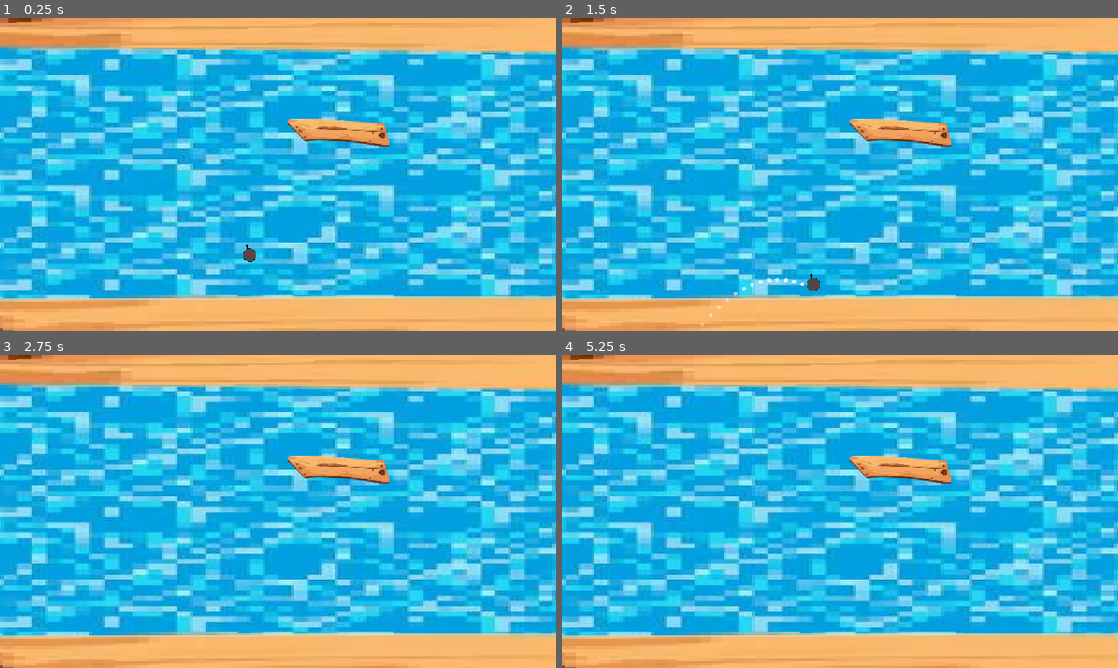
Above: before the commit, frames 1-4 (two rows, left to right).
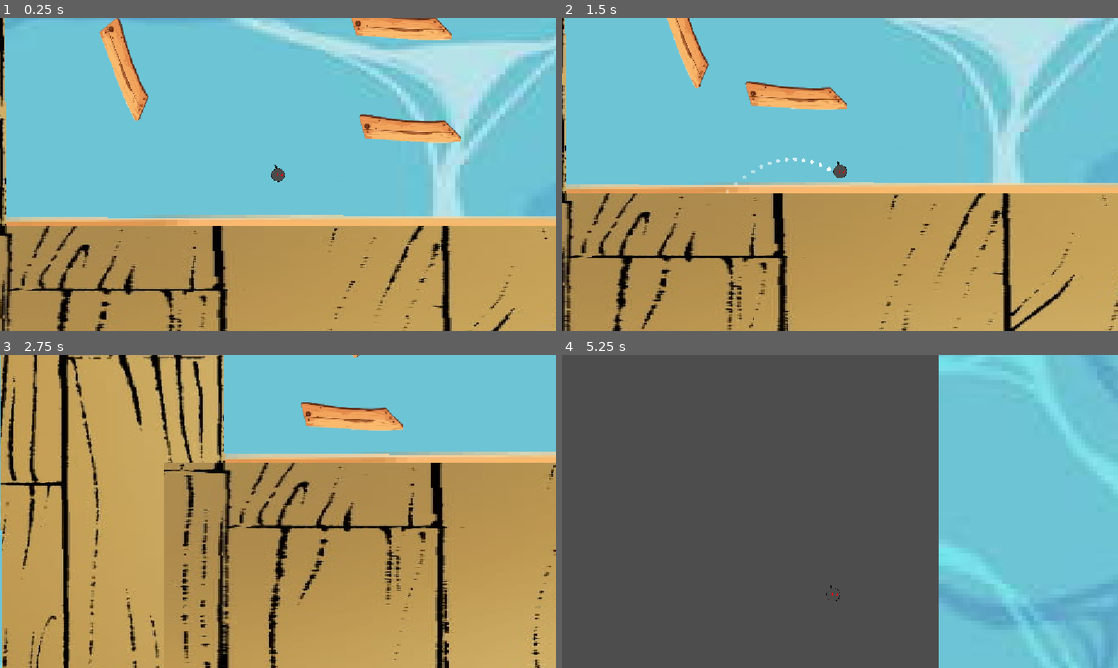
Above: after the commit, the same moments.

Repository: rishikeshrasal49-ops/bumbay-haven
Game: Godot game, scene res://bg.tscn
Same seed, same stepped clock (60 frames per second), same inputs: the game is played once before the commit and once after it. This scene is started directly instead of the project's main scene.
Inputs (mouse positions are in pixels of both pictures, inside the frame that each line leads up to):
- Up to frame 1 (0.25 s): no input
- Up to frame 2 (1.5 s): tap Enter (ui_accept) at 0.5, 0.77 s; move the mouse to (962, 158) at 0.52 s; click (962, 158) at 0.67 s; drag from (728, 190) to (812, 237) at 1.27 s
- Up to frame 3 (2.75 s): move the mouse to (333, 442) at 2.02 s; click (333, 442) at 2.17 s
- Up to frame 4 (5.25 s): drag from (812, 574) to (673, 464) at 2.77 s; move the mouse to (1006, 558) at 3.52 s; click (1006, 558) at 3.67 s; tap Enter (ui_accept) at 3.77 s; drag from (673, 464) to (756, 433) at 4.27 s; move the mouse to (867, 511) at 5.02 s; click (867, 511) at 5.17 s

The runs differ from the first frame. In frame 1, 98% of the frame differs, in the area x 0-100%, y 0-100%; in frame 2, 99%; in frame 3, 99%; in frame 4, 99%.

Commit message:
obstacles

Diff:
--- a/bg.tscn
+++ b/bg.tscn
@@ -1,11 +1,10 @@
 [gd_scene format=3 uid="uid://bt6uyia3m1ux1"]
 
-[ext_resource type="Texture2D" uid="uid://ubexjnfqdkea" path="res://assets/sea.jpg" id="1_e8j8q"]
+[ext_resource type="Texture2D" uid="uid://ymx7rc4kuqcr" path="res://assets/WhatsApp Image 2026-11-15 at 17.02.32.jpeg" id="1_36ycx"]
 [ext_resource type="Texture2D" uid="uid://by42afb2cd3dk" path="res://assets/plankclean.png" id="2_iq1of"]
 [ext_resource type="PackedScene" uid="uid://co4fhvtqola8o" path="res://node_2d.tscn" id="3_36ycx"]
-
-[sub_resource type="AtlasTexture" id="AtlasTexture_1vivr"]
-atlas = ExtResource("1_e8j8q")
+[ext_resource type="Texture2D" uid="uid://1nx04mk7y1or" path="res://assets/WhatsApp Image 2026-11-15 at 17.02.31.jpeg" id="3_plmvg"]
+[ext_resource type="Script" uid="uid://ds1q7yaelm76x" path="res://character_body_2d_2.gd" id="4_iq1of"]
 
 [sub_resource type="AtlasTexture" id="AtlasTexture_8vrlf"]
 atlas = ExtResource("2_iq1of")
@@ -13,13 +12,31 @@
 [sub_resource type="RectangleShape2D" id="RectangleShape2D_1vivr"]
 size = Vector2(181.4849, 20)
 
+[sub_resource type="AtlasTexture" id="AtlasTexture_iq1of"]
+atlas = ExtResource("3_plmvg")
+region = Rect2(0, 2.3701324, 187.17139, 1596.6299)
+
+[sub_resource type="RectangleShape2D" id="RectangleShape2D_yp2uu"]
+size = Vector2(184, 35)
+
+[sub_resource type="RectangleShape2D" id="RectangleShape2D_n4fop"]
+size = Vector2(188.75, 40.5)
+
+[sub_resource type="RectangleShape2D" id="RectangleShape2D_iq1of"]
+size = Vector2(189, 35.5)
+
 [node name="BG" type="Node2D" unique_id=1268395760]
+
+[node name="Sprite2D2" type="Sprite2D" parent="." unique_id=721894559]
+position = Vector2(2240.0002, 3031.9143)
+scale = Vector2(8.196079, 9.408777)
+texture = ExtResource("1_36ycx")
 
 [node name="Sprite2D" type="Sprite2D" parent="." unique_id=734502417]
 texture_filter = 1
-position = Vector2(1851.5, 330)
-scale = Vector2(5.3585715, 1.9542857)
-texture = SubResource("AtlasTexture_1vivr")
+position = Vector2(1973, 575)
+scale = Vector2(9.303923, 5.862764)
+texture = ExtResource("1_36ycx")
 
 [node name="tackle" type="Sprite2D" parent="." unique_id=1115580104]
 position = Vector2(2336.1882, 691.50867)
@@ -36,7 +53,7 @@
 shape = SubResource("RectangleShape2D_1vivr")
 
 [node name="tackle2" type="Sprite2D" parent="." unique_id=1727342104]
-position = Vector2(2091, -17)
+position = Vector2(2088, -28)
 rotation = -3.146113
 scale = Vector2(23.3084, 4.8626375)
 texture = SubResource("AtlasTexture_8vrlf")
@@ -49,13 +66,169 @@
 scale = Vector2(1, 0.9999999)
 shape = SubResource("RectangleShape2D_1vivr")
 
+[node name="CollisionShape2D2" type="CollisionShape2D" parent="tackle2/StaticBody2D" unique_id=338192244]
+position = Vector2(98.98393, -66.911896)
+rotation = 1.5707964
+scale = Vector2(1, 0.9999999)
+shape = SubResource("RectangleShape2D_1vivr")
+
+[node name="Sprite2D" type="Sprite2D" parent="tackle2/StaticBody2D/CollisionShape2D2" unique_id=2005368082]
+position = Vector2(-19.609032, -0.86401844)
+rotation = 1.5707964
+scale = Vector2(0.10616984, 0.33321276)
+texture = SubResource("AtlasTexture_iq1of")
+
+[node name="Sprite2D2" type="Sprite2D" parent="tackle2/StaticBody2D/CollisionShape2D2" unique_id=1765605225]
+position = Vector2(17.111671, 177.34576)
+rotation = 1.5707964
+scale = Vector2(0.09928651, 0.34340808)
+texture = SubResource("AtlasTexture_iq1of")
+
+[node name="CollisionShape2D4" type="CollisionShape2D" parent="tackle2/StaticBody2D" unique_id=1892506227]
+position = Vector2(99.76878, -80.26226)
+rotation = 1.5707964
+scale = Vector2(1, 0.9999999)
+shape = SubResource("RectangleShape2D_1vivr")
+
+[node name="Sprite2D" type="Sprite2D" parent="tackle2/StaticBody2D/CollisionShape2D4" unique_id=792685220]
+position = Vector2(140.39148, 94.384155)
+scale = Vector2(0.14295149, 0.11123255)
+texture = ExtResource("3_plmvg")
+
+[node name="CollisionShape2D3" type="CollisionShape2D" parent="tackle2/StaticBody2D" unique_id=353246828]
+position = Vector2(-79.40702, -68.51501)
+rotation = 1.5707964
+scale = Vector2(1, 0.9999999)
+shape = SubResource("RectangleShape2D_1vivr")
+
 [node name="CharacterBody2D" parent="." unique_id=533223432 instance=ExtResource("3_36ycx")]
 position = Vector2(517, 471)
 
-[node name="CharacterBody2D2" type="CharacterBody2D" parent="." unique_id=1664713332]
-
-[node name="Sprite2D" type="Sprite2D" parent="CharacterBody2D2" unique_id=128529695]
+[node name="CharacterBody2D7" type="CharacterBody2D" parent="." unique_id=1049209493]
+position = Vector2(2310, 157)
+
+[node name="Sprite2D" type="Sprite2D" parent="CharacterBody2D7" unique_id=2013196323]
+position = Vector2(-484.51242, 1201.3674)
+rotation = 3.1415927
+scale = Vector2(3.5329711, 0.9527113)
+texture = ExtResource("3_plmvg")
+
+[node name="CharacterBody2D3" type="CharacterBody2D" parent="." unique_id=1045041438]
+position = Vector2(45, 50)
+
+[node name="Sprite2D" type="Sprite2D" parent="CharacterBody2D3" unique_id=297714197]
+position = Vector2(727, 138)
+rotation = 3.1415927
+texture = ExtResource("2_iq1of")
+
+[node name="CollisionShape2D" type="CollisionShape2D" parent="CharacterBody2D3" unique_id=1159174469]
+position = Vector2(722, 132)
+shape = SubResource("RectangleShape2D_yp2uu")
+
+[node name="CharacterBody2D4" type="CharacterBody2D" parent="." unique_id=1252236800]
+position = Vector2(897, 41)
+
+[node name="Sprite2D" type="Sprite2D" parent="CharacterBody2D4" unique_id=1135265030]
+position = Vector2(885, 156)
+rotation = 3.1415927
+texture = ExtResource("2_iq1of")
+
+[node name="CollisionShape2D" type="CollisionShape2D" parent="CharacterBody2D4" unique_id=1167035005]
+position = Vector2(882, 153)
+shape = SubResource("RectangleShape2D_n4fop")
+
+[node name="CharacterBody2D5" type="CharacterBody2D" parent="." unique_id=434906314]
+position = Vector2(119.99994, -461.99994)
+rotation = 1.1466813
+
+[node name="Sprite2D" type="Sprite2D" parent="CharacterBody2D5" unique_id=1551762428]
 position = Vector2(703, 232)
-texture = ExtResource("2_iq1of")
-
-[node name="CollisionShape2D" type="CollisionShape2D" parent="CharacterBody2D2" unique_id=9560945]
+rotation = 3.1415927
+texture = ExtResource("2_iq1of")
+
+[node name="CollisionShape2D" type="CollisionShape2D" parent="CharacterBody2D5" unique_id=1225883338]
+position = Vector2(701.375, 231.25)
+shape = SubResource("RectangleShape2D_n4fop")
+
+[node name="CharacterBody2D6" type="CharacterBody2D" parent="." unique_id=1216283972]
+position = Vector2(2916, -258)
+rotation = 1.8936822
+
+[node name="Sprite2D" type="Sprite2D" parent="CharacterBody2D6" unique_id=646880302]
+position = Vector2(703, 232)
+rotation = 3.1415927
+texture = ExtResource("2_iq1of")
+
+[node name="CollisionShape2D" type="CollisionShape2D" parent="CharacterBody2D6" unique_id=52321401]
+position = Vector2(701.375, 231.25)
+rotation = 0.050614547
+skew = -0.286234
+shape = SubResource("RectangleShape2D_n4fop")
+
+[node name="CharacterBody2D8" type="CharacterBody2D" parent="." unique_id=1724522708]
+position = Vector2(1199, -179)
+rotation = 0.7487463
+
+[node name="Sprite2D" type="Sprite2D" parent="CharacterBody2D8" unique_id=913010170]
+position = Vector2(703, 232)
+rotation = 3.1415927
+texture = ExtResource("2_iq1of")
+
+[node name="CollisionShape2D" type="CollisionShape2D" parent="CharacterBody2D8" unique_id=1137765588]
+position = Vector2(701.375, 231.25)
+shape = SubResource("RectangleShape2D_n4fop")
+
+[node name="CharacterBody2D2" type="CharacterBody2D" parent="." unique_id=82137837]
+script = ExtResource("4_iq1of")
+
+[node name="Sprite2D" type="Sprite2D" parent="CharacterBody2D2" unique_id=1412247944]
+position = Vector2(863, 401)
+rotation = 3.1415927
+texture = ExtResource("2_iq1of")
+
+[node name="CollisionShape2D" type="CollisionShape2D" parent="CharacterBody2D2" unique_id=289476525]
+position = Vector2(856, 398.5)
+shape = SubResource("RectangleShape2D_iq1of")
+
+[node name="CharacterBody2D10" type="CharacterBody2D" parent="." unique_id=1465080859]
+position = Vector2(2017, -200)
+up_direction = Vector2(0.99991786, -0.01281946)
+script = ExtResource("4_iq1of")
+
+[node name="Sprite2D" type="Sprite2D" parent="CharacterBody2D10" unique_id=869223880]
+position = Vector2(863, 401)
+rotation = 3.1415927
+texture = ExtResource("2_iq1of")
+
+[node name="CollisionShape2D" type="CollisionShape2D" parent="CharacterBody2D10" unique_id=323791331]
+position = Vector2(856, 398.5)
+shape = SubResource("RectangleShape2D_iq1of")
+
+[node name="CharacterBody2D9" type="CharacterBody2D" parent="." unique_id=1921617528]
+position = Vector2(1323, -98)
+script = ExtResource("4_iq1of")
+
+[node name="Sprite2D" type="Sprite2D" parent="CharacterBody2D9" unique_id=1990684189]
+position = Vector2(863, 401)
+rotation = 3.1415927
+texture = ExtResource("2_iq1of")
+
+[node name="CollisionShape2D" type="CollisionShape2D" parent="CharacterBody2D9" unique_id=1384453912]
+position = Vector2(860, 398.25)
+shape = SubResource("RectangleShape2D_iq1of")
+
+[node name="CharacterBody2D11" type="CharacterBody2D" parent="." unique_id=478049362]
+position = Vector2(3680, -375)
+rotation = 1.5707964
+script = ExtResource("4_iq1of")
+
+[node name="Sprite2D" type="Sprite2D" parent="CharacterBody2D11" unique_id=1517486446]
+position = Vector2(863, 401)
+rotation = 3.1415927
+texture = ExtResource("2_iq1of")
+
+[node name="CollisionShape2D" type="CollisionShape2D" parent="CharacterBody2D11" unique_id=309229236]
+position = Vector2(860, 398.25)
+shape = SubResource("RectangleShape2D_iq1of")
+
+[node name="CharacterBody2D12" type="CharacterBody2D" parent="." unique_id=1932515633]
--- /dev/null
+++ b/camera_2d.gd
@@ -0,0 +1,11 @@
+extends Camera2D
+
+
+# Called when the node enters the scene tree for the first time.
+func _ready() -> void:
+	pass # Replace with function body.
+
+
+# Called every frame. 'delta' is the elapsed time since the previous frame.
+func _process(delta: float) -> void:
+	pass
--- /dev/null
+++ b/character_body_2d_2.gd
@@ -0,0 +1,17 @@
+extends CharacterBody2D
+
+var speed =289
+var direction = -1
+var gravity = ProjectSettings.get_setting("physics/2d/default_gravity")
+var window_size= Vector2(200,200)
+func _physics_process(delta: float) -> void:
+		velocity=Vector2(direction*speed, 0)
+		move_and_slide()
+		if is_on_wall():
+			direction*= -1
+
+
+
+
+func _ready() -> void:
+	pass
--- a/node_2d.tscn
+++ b/node_2d.tscn
@@ -2,6 +2,7 @@
 
 [ext_resource type="Script" uid="uid://cuvqle1jmm15n" path="res://node_2d.gd" id="1_wtcfe"]
 [ext_resource type="Texture2D" uid="uid://cchyyd3wcu5h6" path="res://assets/ball.png" id="2_0e48y"]
+[ext_resource type="Script" uid="uid://dnwerpgim0dws" path="res://camera_2d.gd" id="3_epypp"]
 
 [sub_resource type="CircleShape2D" id="CircleShape2D_0e48y"]
 radius = 29.217377
@@ -18,3 +19,8 @@
 position = Vector2(3, 2.9999847)
 scale = Vector2(0.03387097, 0.03320984)
 texture = ExtResource("2_0e48y")
+
+[node name="Camera2D" type="Camera2D" parent="." unique_id=1274596508]
+position_smoothing_enabled = true
+position_smoothing_speed = 12.0
+script = ExtResource("3_epypp")
Binary file added: assets/WhatsApp Image 2026-11-15 at 17.02.31.jpeg
Not shown, added: assets/WhatsApp Image 2026-11-15 at 17.02.31.jpeg.import
Binary file added: assets/WhatsApp Image 2026-11-15 at 17.02.32.jpeg
Not shown, added: assets/WhatsApp Image 2026-11-15 at 17.02.32.jpeg.import
Not shown, added: camera_2d.gd.uid
Not shown, added: character_body_2d_2.gd.uid
Binary file added: sea.jpg
Not shown, added: sea.jpg.import
